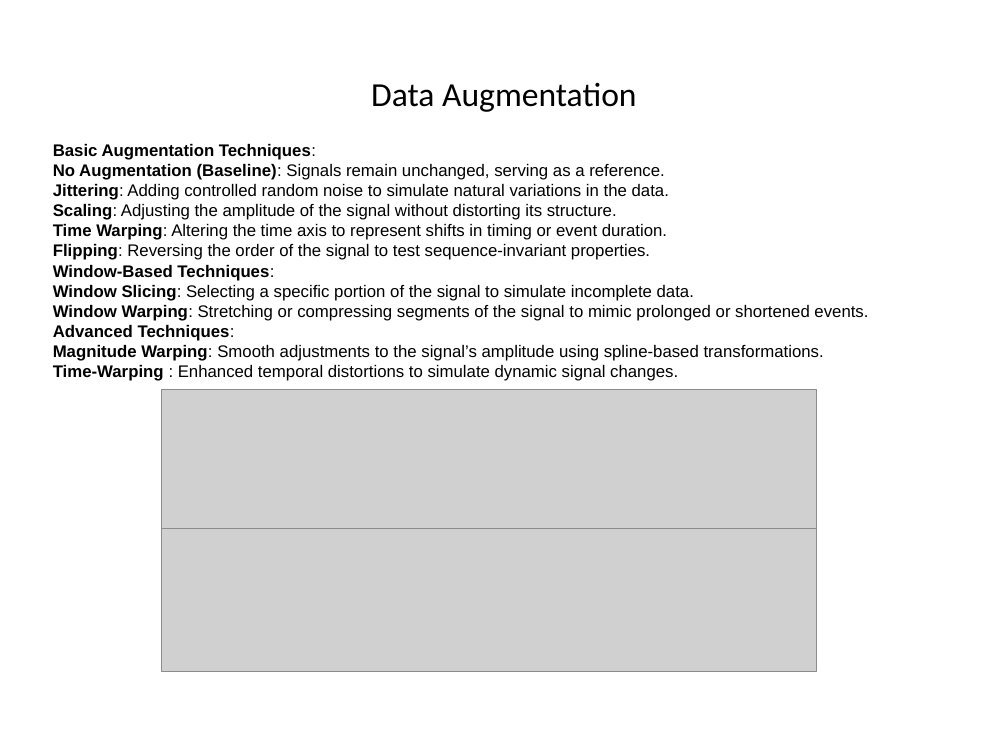
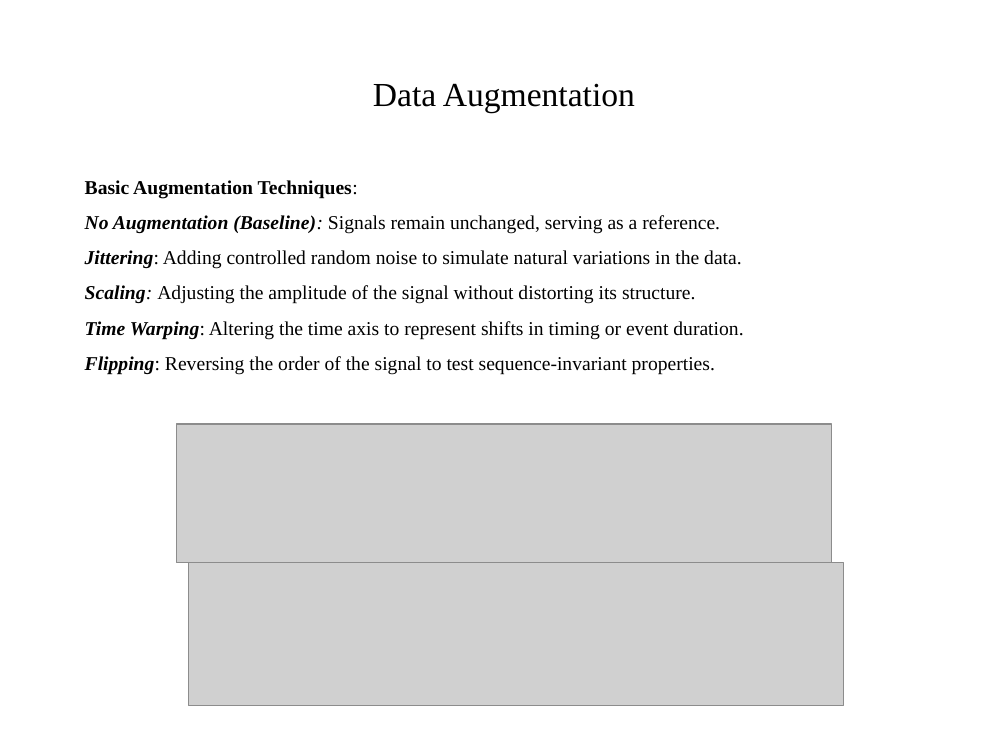
Before and after one commit to nikil1506/Thesis-Work, a slide deck: slide 4 of Presentation.pptx (slide 3 before the commit). Drawn at 1008x756 pixels with LibreOffice and Linux fonts; fonts in the diff are those of the drawing; grey boxes stand for pictures. Boxes give left, top, right and bottom in pixels: in the first picture for what was removed or moved away, otherwise in the second. Text is boxed around its words. In the diff, an @@ line names an element or a change of style, - is before the commit and + after.

```diff
--- a/Presentation.pptx
+++ b/Presentation.pptx
@@ title "Data Augmentation" at box(373, 83, 635, 113): font Calibri to Times New Roman @@
@@ text "Basic Augmentation Techniques:": place and size @@
-text "Basic Augmentation Techniques:" at box(53, 144, 868, 381)
+text "Basic Augmentation Techniques:" at box(85, 180, 743, 375)
@@ text "Basic Augmentation Techniques:" at box(85, 180, 743, 375): size 12 to 14 pt, font Arial to Times New Roman; italic on in "No Augmentation (Baseline):", "Jittering:", "Scaling:", "Time Warping:" and 1 more places; alignment left to justified; line spacing 1 to 1.5 @@
@@ text at box(53, 265, 868, 381): paragraphs removed @@
-Window-Based Techniques:
-Window Slicing: Selecting a specific portion of the signal to simulate incomplete data.
-Window Warping: Stretching or compressing segments of the signal to mimic prolonged or shortened events.
-Advanced Techniques:
-Magnitude Warping: Smooth adjustments to the signal’s amplitude using spline-based transformations.
-Time-Warping : Enhanced temporal distortions to simulate dynamic signal changes.
@@ picture: place and size @@
-picture at box(161, 390, 816, 529)
+picture at box(176, 424, 832, 563)
@@ picture: place and size @@
-picture at box(161, 528, 816, 670)
+picture at box(188, 562, 844, 705)
```
Also in this commit, not shown: 29 other slides changed, 6 slides added, 1 slide removed.
